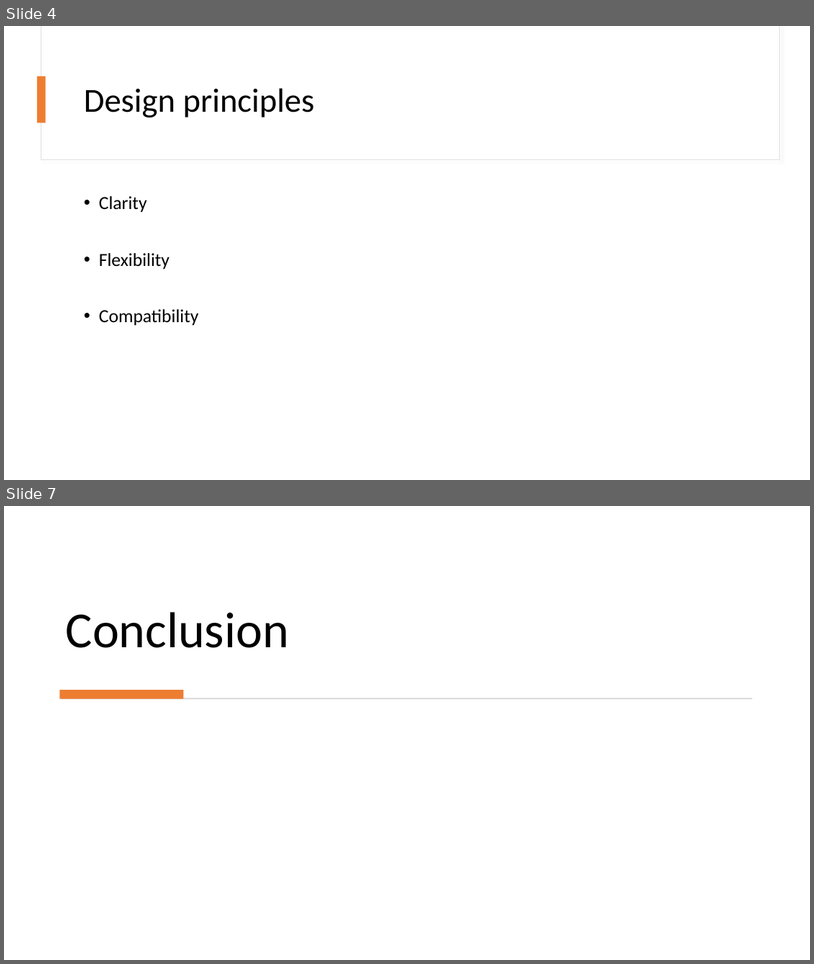
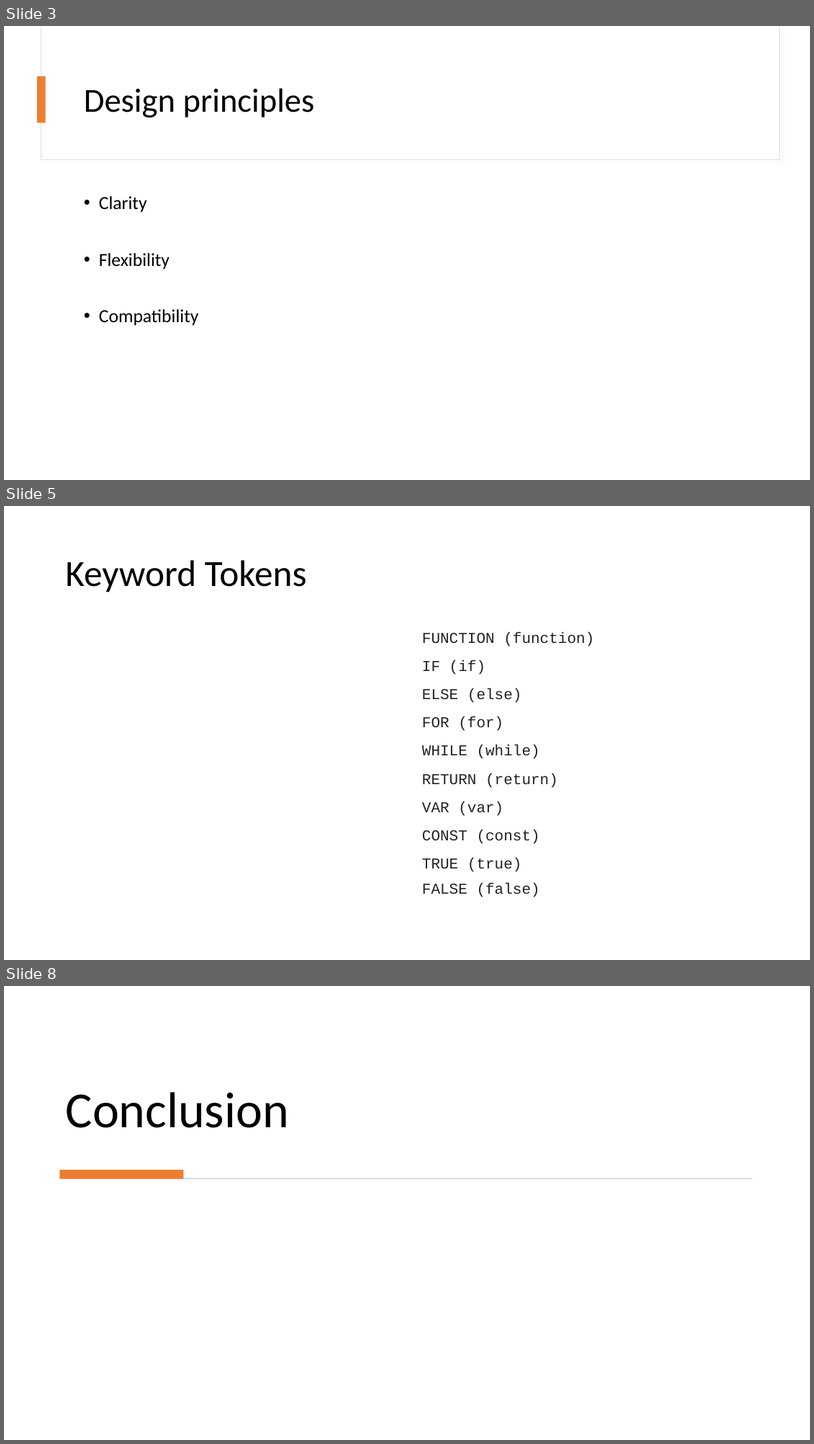
Before and after one commit to GiovanniRaso/D-Language, a slide deck: docs/D-Language.pptx. Shown one above the other, each under a label of ours: slides 4 and 7 before the commit, slides 3, 5 and 8 after it; the slides between them are not shown. The pictures are 814x964 and 814x1444 pixels, drawn with LibreOffice and Linux fonts; fonts in the diff are those of the drawing. Boxes give left, top, right and bottom in pixels: in the first picture for what was removed or moved away, otherwise in the second. Text is boxed around its words. In the diff, an @@ line names an element or a change of style, - is before the commit and + after.

```diff
--- a/docs/D-Language.pptx
+++ b/docs/D-Language.pptx
@@ slide 5 added at [4, 506, 810, 960], background #FFFFFF @@
@@ title added at [65, 560, 307, 592], 44 pt, text #000000 @@
+Keyword Tokens
@@ text added at [422, 632, 594, 897], 18 pt, text #1F2328 @@
+FUNCTION (function)
+IF (if)
+ELSE (else)
+FOR (for)
+WHILE (while)
+RETURN (return)
+VAR (var)
+CONST (const)
+TRUE (true)
+FALSE (false)
@@ what was slide 4 is now slide 3 @@
@@ what was slide 7 is now slide 8 @@
```
Also in this commit, not shown: 3 other slides added, 3 slides removed.
